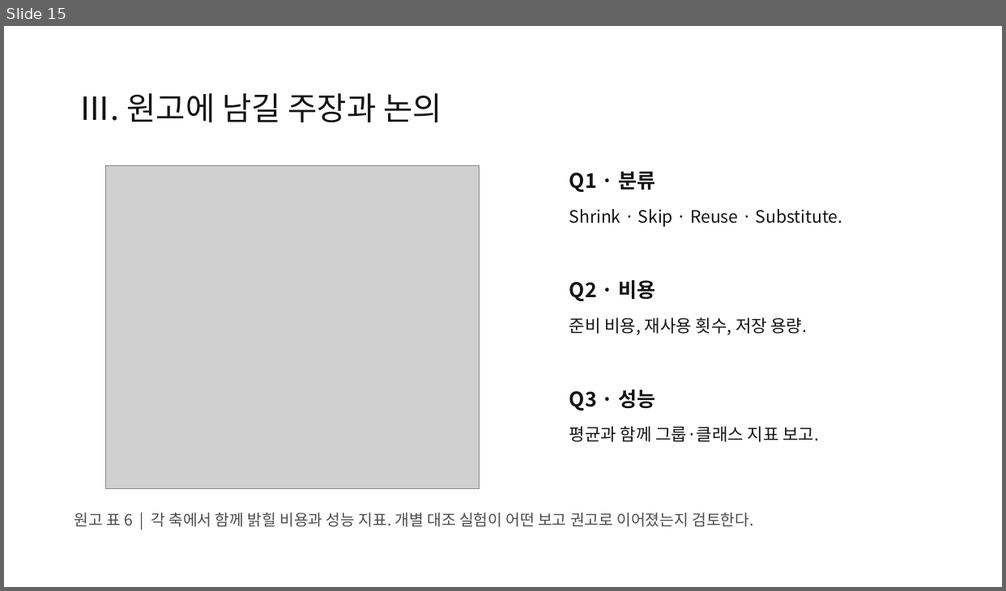
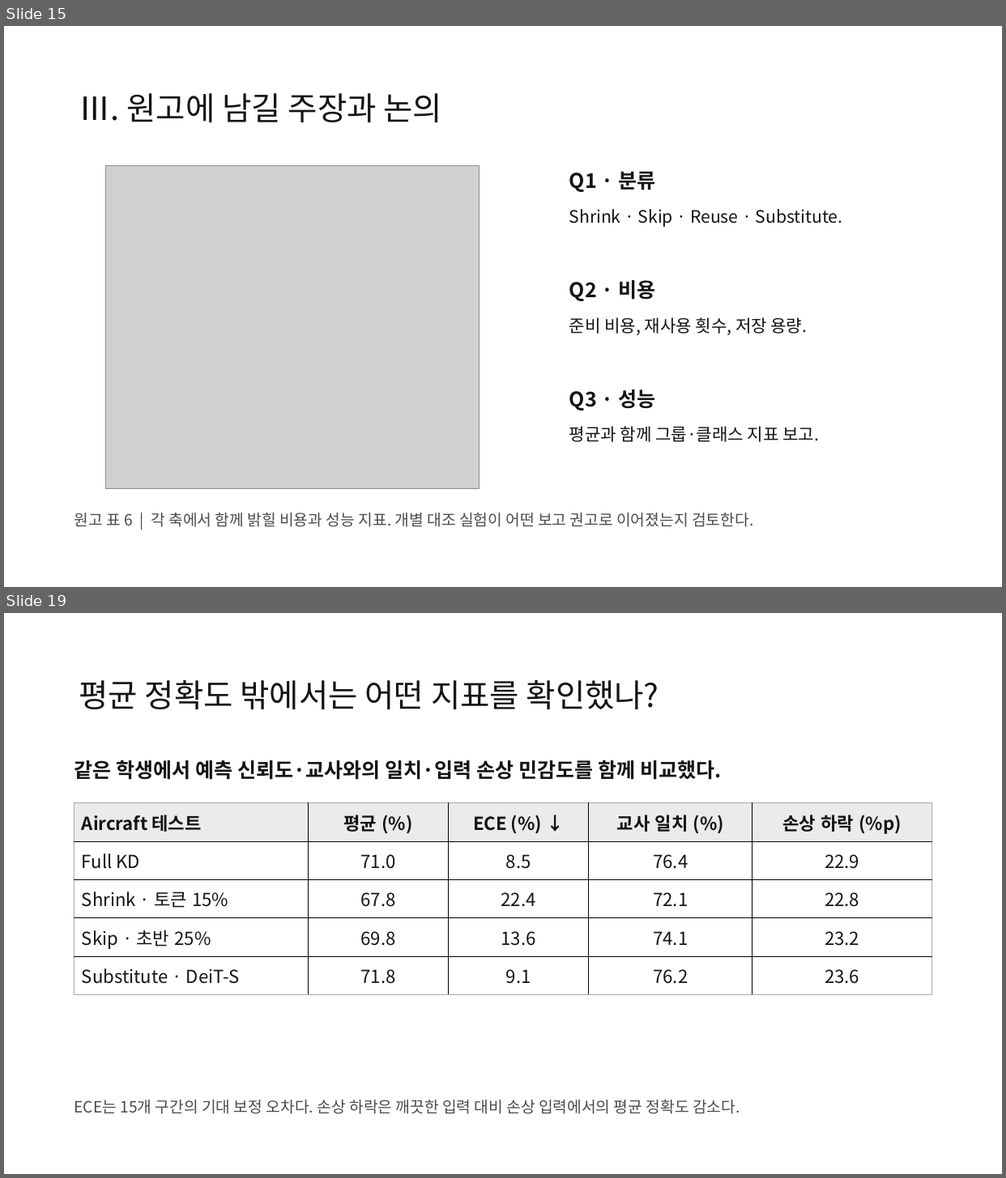
Before and after one commit to jeehoo0507/Efficient-KD-for-Vision, a slide deck: presentations/vision-kd-seminar/EKD-seminar.pptx. Shown one above the other, each under a label of ours: slide 15 before the commit, slides 15 and 19 after it; the slides between them are not shown. The pictures are 1006x591 and 1006x1178 pixels, drawn with LibreOffice and Linux fonts; fonts in the diff are those of the drawing; grey boxes stand for pictures. Boxes give left, top, right and bottom in pixels: in the first picture for what was removed or moved away, otherwise in the second. Text is boxed around its words. In the diff, an @@ line names an element or a change of style, - is before the commit and + after.

```diff
--- a/presentations/vision-kd-seminar/EKD-seminar.pptx
+++ b/presentations/vision-kd-seminar/EKD-seminar.pptx
@@ slide 19 added at <box>4,613,1002,1174</box>, background #FFFFFF @@
@@ title added at <box>79,680,658,709</box>, 30.8 pt, text #141414 @@
+평균 정확도 밖에서는 어떤 지표를 확인했나?
@@ text added at <box>74,760,722,780</box>, 19.5 pt, text #141414, bold @@
+같은 학생에서 예측 신뢰도·교사와의 일치·입력 손상 민감도를 함께 비교했다.
@@ table added at <box>74,803,933,995</box>, 5 rows, 5 columns @@
+Aircraft 테스트 | 평균 (%) | ECE (%) ↓ | 교사 일치 (%) | 손상 하락 (%p)
+Full KD | 71.0 | 8.5 | 76.4 | 22.9
+Shrink · 토큰 15% | 67.8 | 22.4 | 72.1 | 22.8
+Skip · 초반 25% | 69.8 | 13.6 | 74.1 | 23.2
+Substitute · DeiT-S | 71.8 | 9.1 | 76.2 | 23.6
@@ text added at <box>74,1100,740,1114</box>, 15 pt, text #4B4B4B @@
+ECE는 15개 구간의 기대 보정 오차다. 손상 하락은 깨끗한 입력 대비 손상 입력에서의 평균 정확도 감소다.
```
Also in this commit, not shown: 5 slides changed, 2 other slides added, 14 other files.
